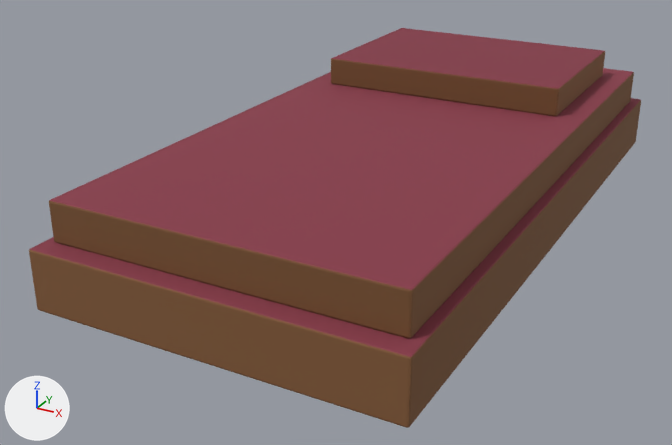
What one commit did to the FBX model Assets/Resources/Models/Bed.fbx.
One viewpoint serves both versions: a camera (50 mm lens) standing at (0.997, -2.164, 1.002) and looking at (-0.112, -0.147, -0.006). Arrows for +X, +Y and +Z are at lower left; the lights stay in place. The first picture is the older version. Objects named as collision shapes, trigger or cutter boxes, shadow casters or lower levels of detail are left out. Where no turn or scale is listed for an object, it has been applied to the vertices.

The scene before the commit, as lines of its bpy script (objects in view):
```python
me_bed_001 = bpy.data.meshes.new('Bed.001')
me_bed_001.from_pydata(...)  # 168 vertices, 162 faces; spans x -0.45..0.45, y -0.9..0.9, z 0.0..0.33
me_bed_001.materials.append(mat_m_palette)  # picture img_palette_png
ob_bed = bpy.data.objects.new('Bed', me_bed_001)
ob_bed.location = (0.0, 0.0, 0.0)
```
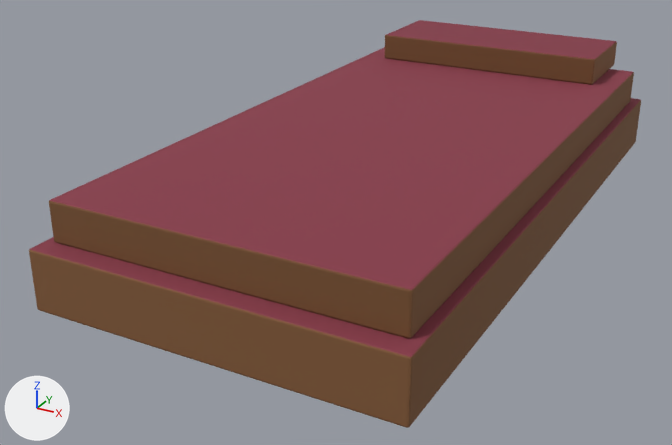
Changed parts and their boxes [x1, y1, x2, y2] in the pictures (672 x 445 px; the box of a moved part takes in the faces that stretch with it):
'Bed', reshaped: before [29, 28, 641, 428]; after [29, 20, 641, 428]
part 1 of me_bed_001, moved or reshaped: before [331, 28, 605, 116]; after [385, 20, 617, 85]

What changed in the scene script:
```text
Change me_bed_001:
    where me_bed_001.from_pydata(...)  # 168 vertices, 162 faces; spans x -0.45..0.45, y -0.9..0.9, z 0.0..0.33
    used by ob_bed; location = (0.0, 0.0, 0.0)
    me_bed_001 part 1: the loose piece of 56 vertices spanning x -0.35..0.35, y 0.25..0.75, z 0.25..0.33 is scaled about its middle by (1, 0.555, 1), then moved by (0.0, 0.26, 0.0)
```
